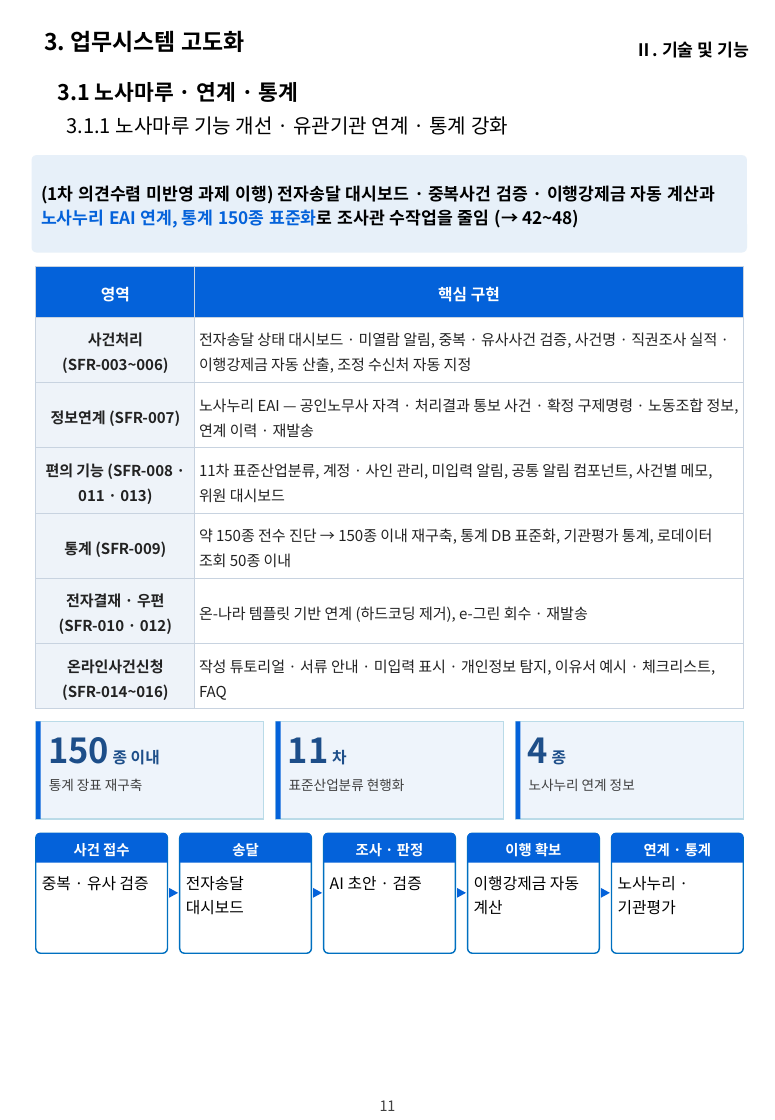
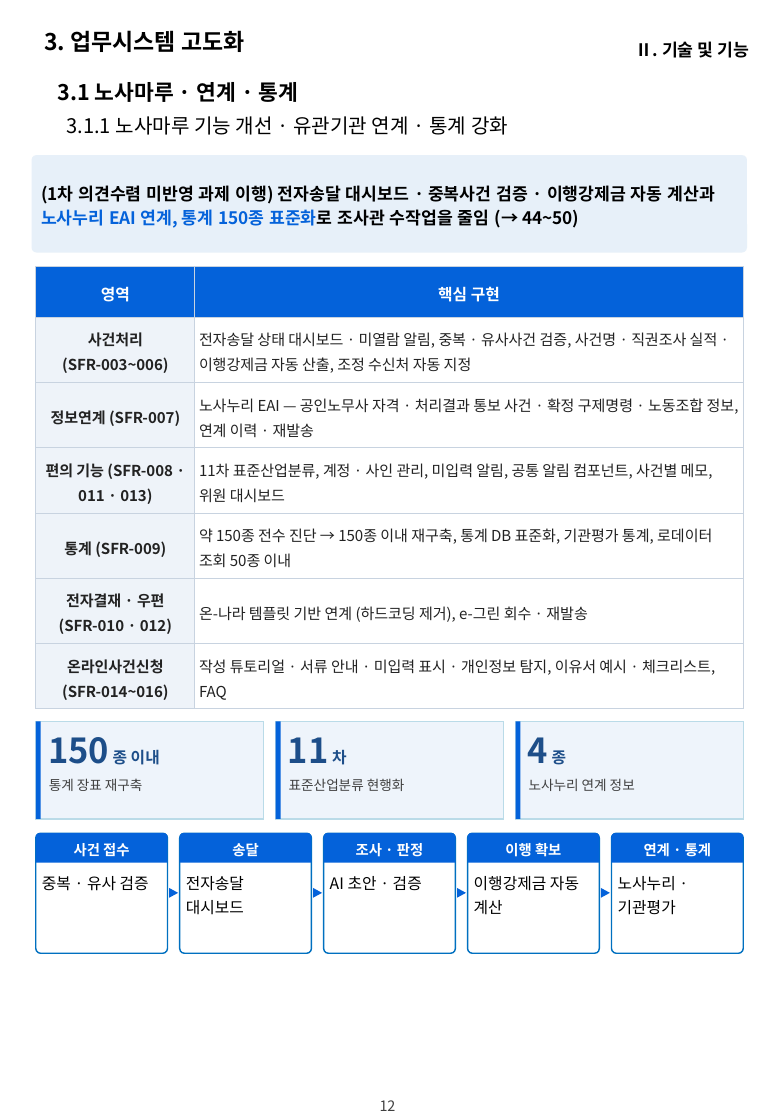
Before and after one commit to hwangsteeve-tech/hbjw, a slide deck: slide 12 of proposals/2026-11_nlrc-ai-labor-commission/nlrc_제안요약서.pptx (slide 11 before the commit). Drawn at 775x1120 pixels with LibreOffice and Linux fonts; fonts in the diff are those of the drawing; background and template pictures are left out. Boxes give left, top, right and bottom in pixels: in the first picture for what was removed or moved away, otherwise in the second. Text is boxed around its words. In the diff, an @@ line names an element or a change of style, - is before the commit and + after.

```diff
--- a/proposals/2026-11_nlrc-ai-labor-commission/nlrc_제안요약서.pptx
+++ b/proposals/2026-11_nlrc-ai-labor-commission/nlrc_제안요약서.pptx
@@ text in rounded rectangle at (x1=41, y1=185, x2=714, y2=228): text changed @@
-(1차 의견수렴 미반영 과제 이행) 전자송달 대시보드 · 중복사건 검증 · 이행강제금 자동 계산과 노사누리 EAI 연계, 통계 150종 표준화로 조사관 수작업을 줄임 (→ 42~48)
+(1차 의견수렴 미반영 과제 이행) 전자송달 대시보드 · 중복사건 검증 · 이행강제금 자동 계산과 노사누리 EAI 연계, 통계 150종 표준화로 조사관 수작업을 줄임 (→ 44~50)
@@ text at (x1=380, y1=1100, x2=394, y2=1111): text changed @@
-11
+12
@@ page number at (x1=380, y1=1100, x2=396, y2=1111): text changed @@
-11
+12
```
Also in this commit, not shown: 9 other slides changed, 1 slide added, 12 other files.
